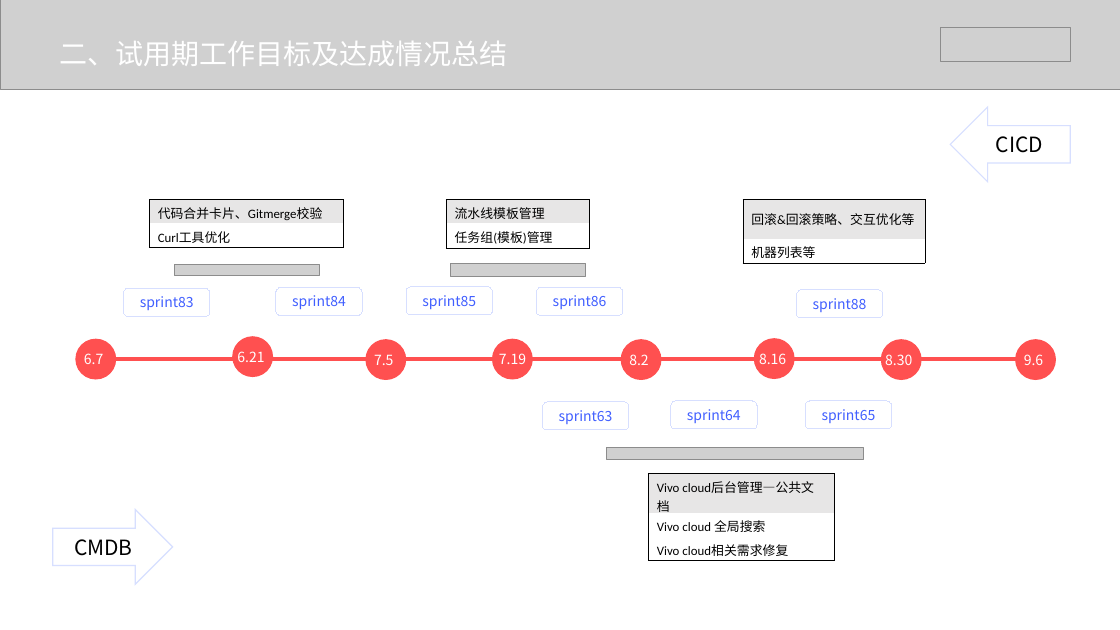
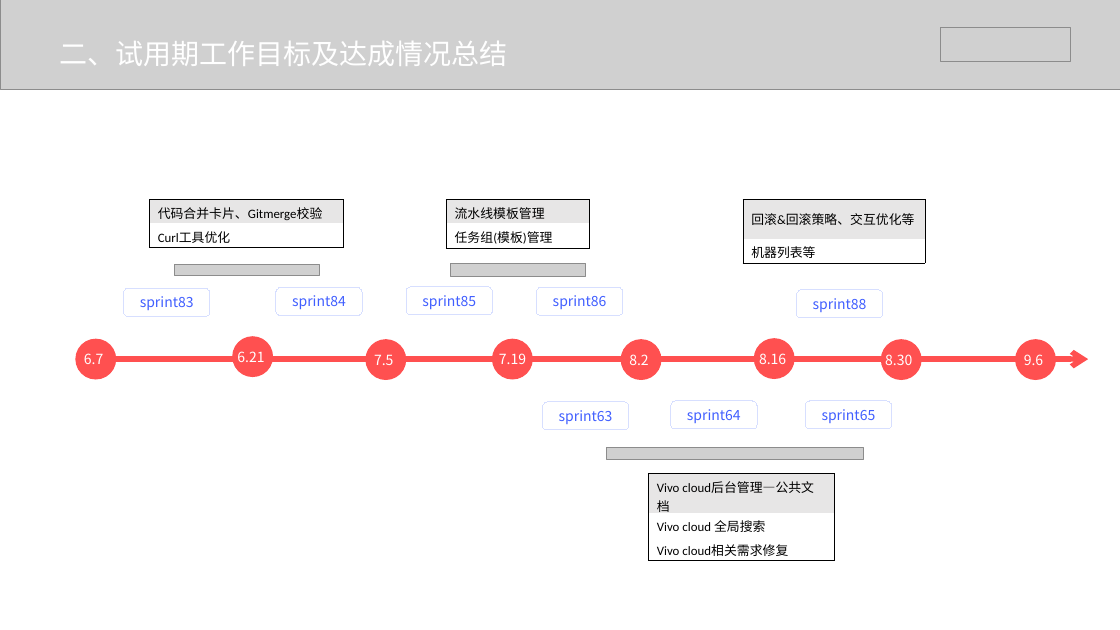
Before and after one commit to lvll-lll/get-get-climbing, a slide deck: slide 12 of doc/云平台部-吕利利转正答辩.pptx (slide 9 before the commit). Drawn at 1120x630 pixels with LibreOffice and Linux fonts; fonts in the diff are those of the drawing; grey boxes stand for pictures. Boxes give left, top, right and bottom in pixels: in the first picture for what was removed or moved away, otherwise in the second. Text is boxed around its words. In the diff, an @@ line names an element or a change of style, - is before the commit and + after.

```diff
--- a/doc/云平台部-吕利利转正答辩.pptx
+++ b/doc/云平台部-吕利利转正答辩.pptx
@@ left arrow removed at [950,107,1070,181] @@
-CICD
@@ line moved from (113, 360) - (1035, 360) to (113, 360) - (1088, 360) @@
@@ line (113, 360) - (1088, 360): line to arrow; stroke #FF5050 3 pt to #FF5050 4.5 pt @@
@@ right arrow removed at [53,510,173,585] @@
-CMDB
```
Also in this commit, not shown: 1 other slide changed, 3 slides added, 3 other files.
